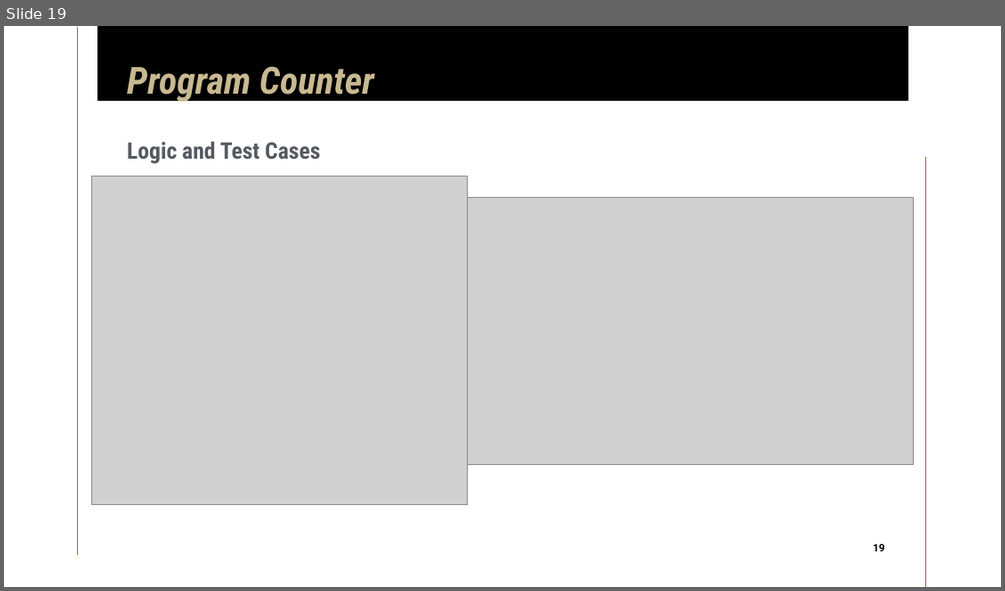
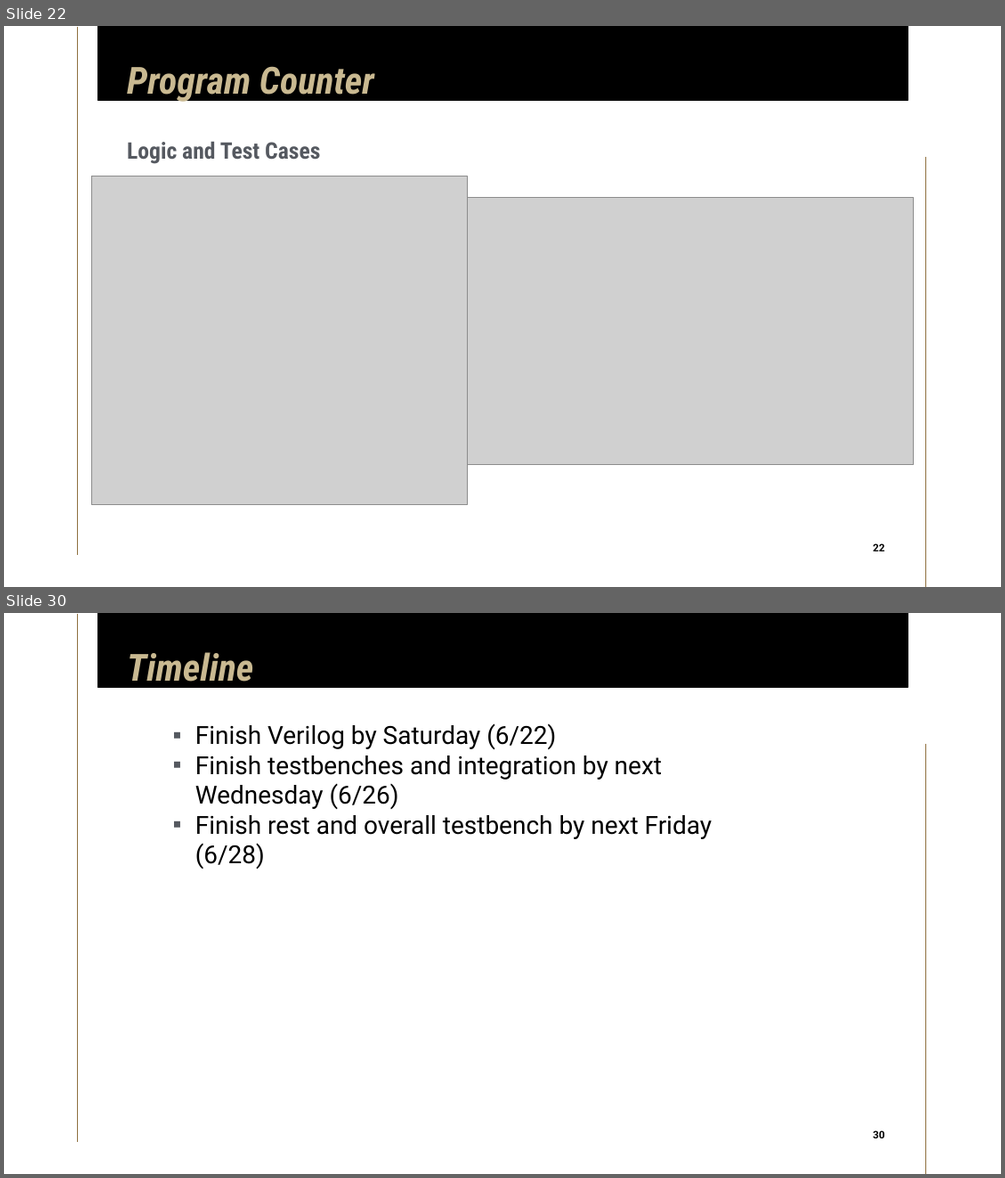
Before and after one commit to limichael246/STARS_2024, a slide deck: Project_Proposal.pptx. Shown one above the other, each under a label of ours: slide 19 before the commit, slides 22 and 30 after it; the slides between them are not shown. The pictures are 1005x591 and 1005x1178 pixels, drawn with LibreOffice and Linux fonts; fonts in the diff are those of the drawing; grey boxes stand for pictures. Boxes give left, top, right and bottom in pixels: in the first picture for what was removed or moved away, otherwise in the second. Text is boxed around its words. In the diff, an @@ line names an element or a change of style, - is before the commit and + after.

```diff
--- a/Project_Proposal.pptx
+++ b/Project_Proposal.pptx
@@ slide 30 added at [4, 613, 1001, 1174], background #FFFFFF; not listed: 3 template elements that a slide beside it also shows @@
@@ title added at [127, 652, 253, 690], 36 pt, text #C9B991, bold, italic @@
+Timeline
@@ text added at [195, 723, 712, 868], 24 pt, text #000000 @@
+▪ Finish Verilog by Saturday (6/22)
+▪ Finish testbenches and integration by next Wednesday (6/26)
+▪ Finish rest and overall testbench by next Friday (6/28)
@@ page number added at [867, 1126, 890, 1144], 10 pt, text #000000, bold @@
+30
@@ what was slide 19 is now slide 22 @@
@@ page number at [873, 543, 884, 551]: text changed @@
-19
+22
```
Also in this commit, not shown: 9 slides changed, 12 other slides added, 3 slides removed.
